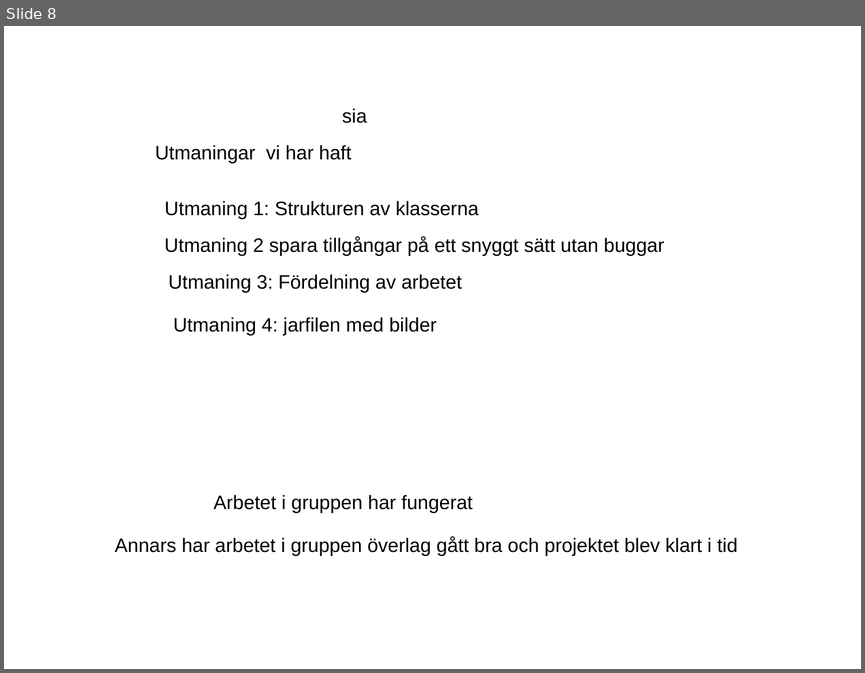
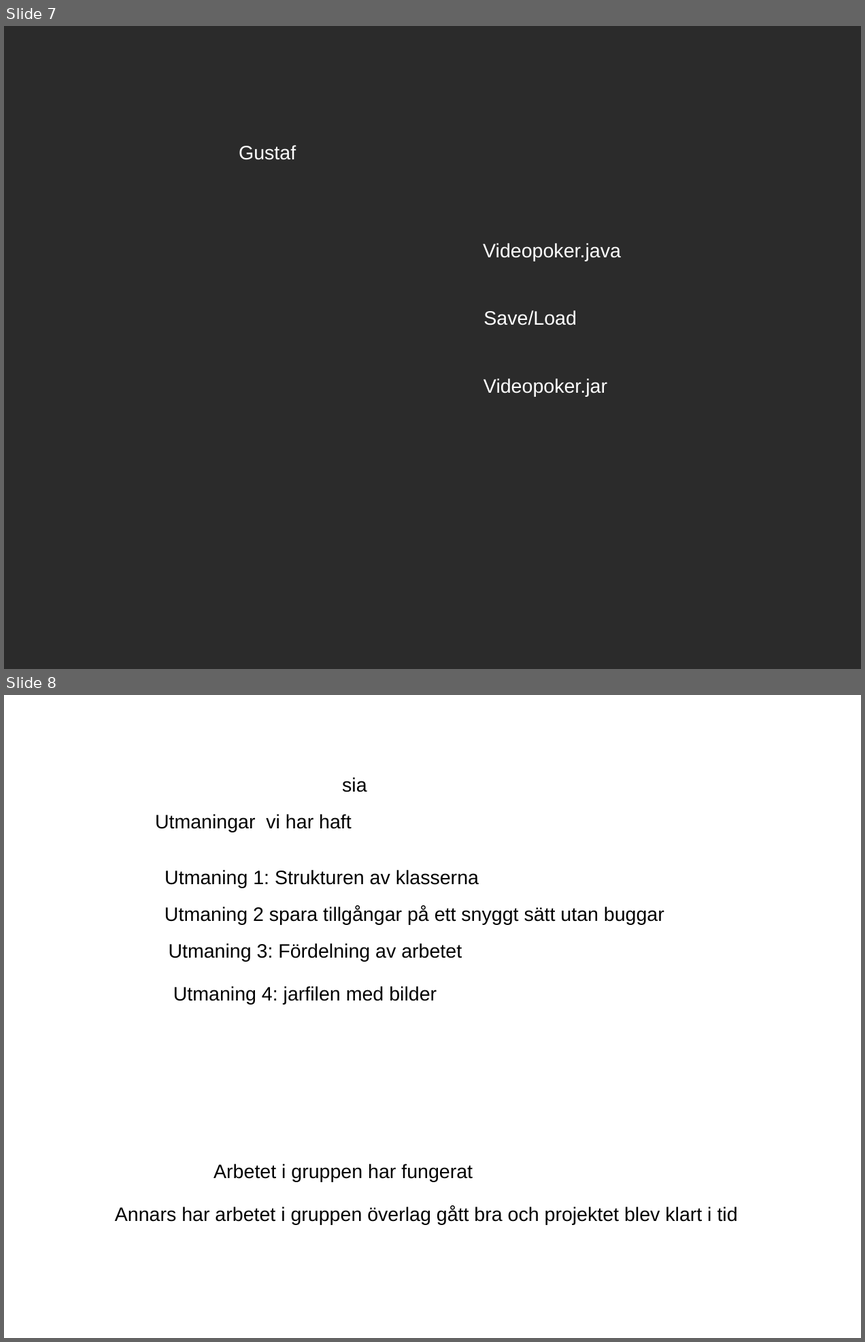
Before and after one commit to Hanicef/teamsassy, a slide deck: documents/Presentation.odp. Shown one above the other, each under a label of ours: slide 8 before the commit, slides 7 and 8 after it. The pictures are 865x673 and 865x1342 pixels, drawn with LibreOffice and Linux fonts; fonts in the diff are those of the drawing; background and template pictures are left out; a plain dark background stands for a picture behind light text. Boxes give left, top, right and bottom in pixels: in the first picture for what was removed or moved away, otherwise in the second. Text is boxed around its words. In the diff, an @@ line names an element or a change of style, - is before the commit and + after.

```diff
--- a/documents/Presentation.odp
+++ b/documents/Presentation.odp
@@ slide 7 added at (x1=4, y1=26, x2=861, y2=669), background picture (left out) @@
@@ text added at (x1=239, y1=145, x2=296, y2=160), 18 pt, text #FFFFFF @@
+Gustaf
@@ text added at (x1=483, y1=243, x2=621, y2=261), 18 pt, text #FFFFFF @@
+Videopoker.java
@@ text added at (x1=483, y1=310, x2=577, y2=325), 18 pt, text #FFFFFF @@
+Save/Load
@@ text added at (x1=483, y1=378, x2=607, y2=397), 18 pt, text #FFFFFF @@
+Videopoker.jar
```
Also in this commit, not shown: 1 slide removed.
